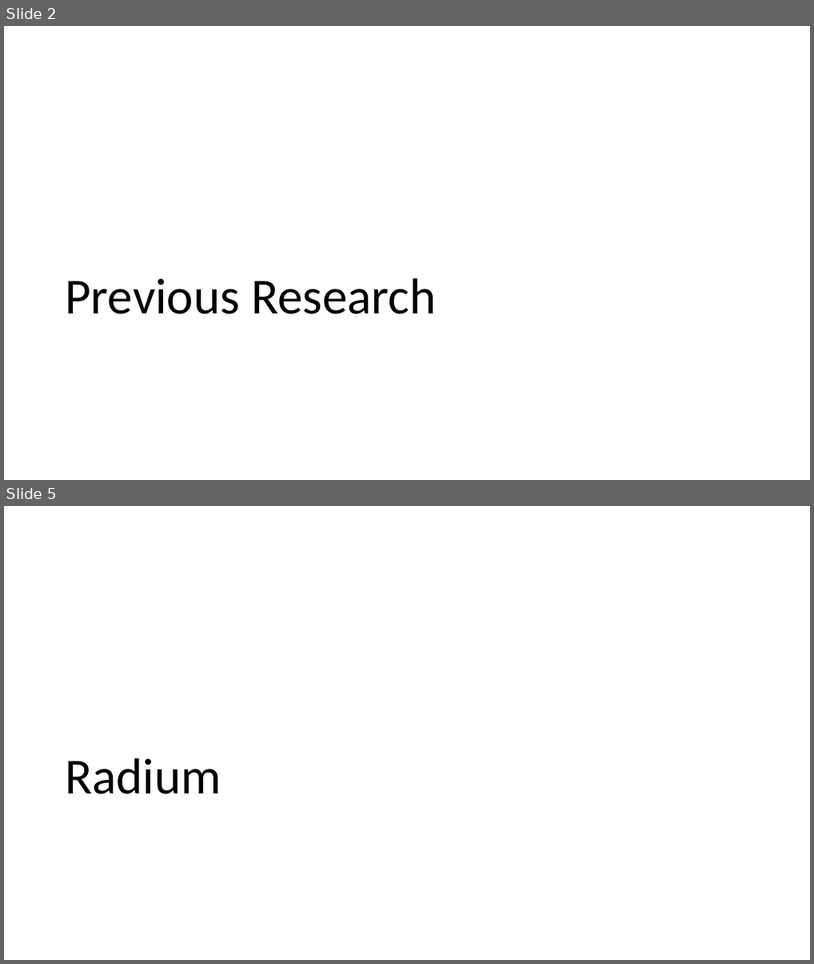
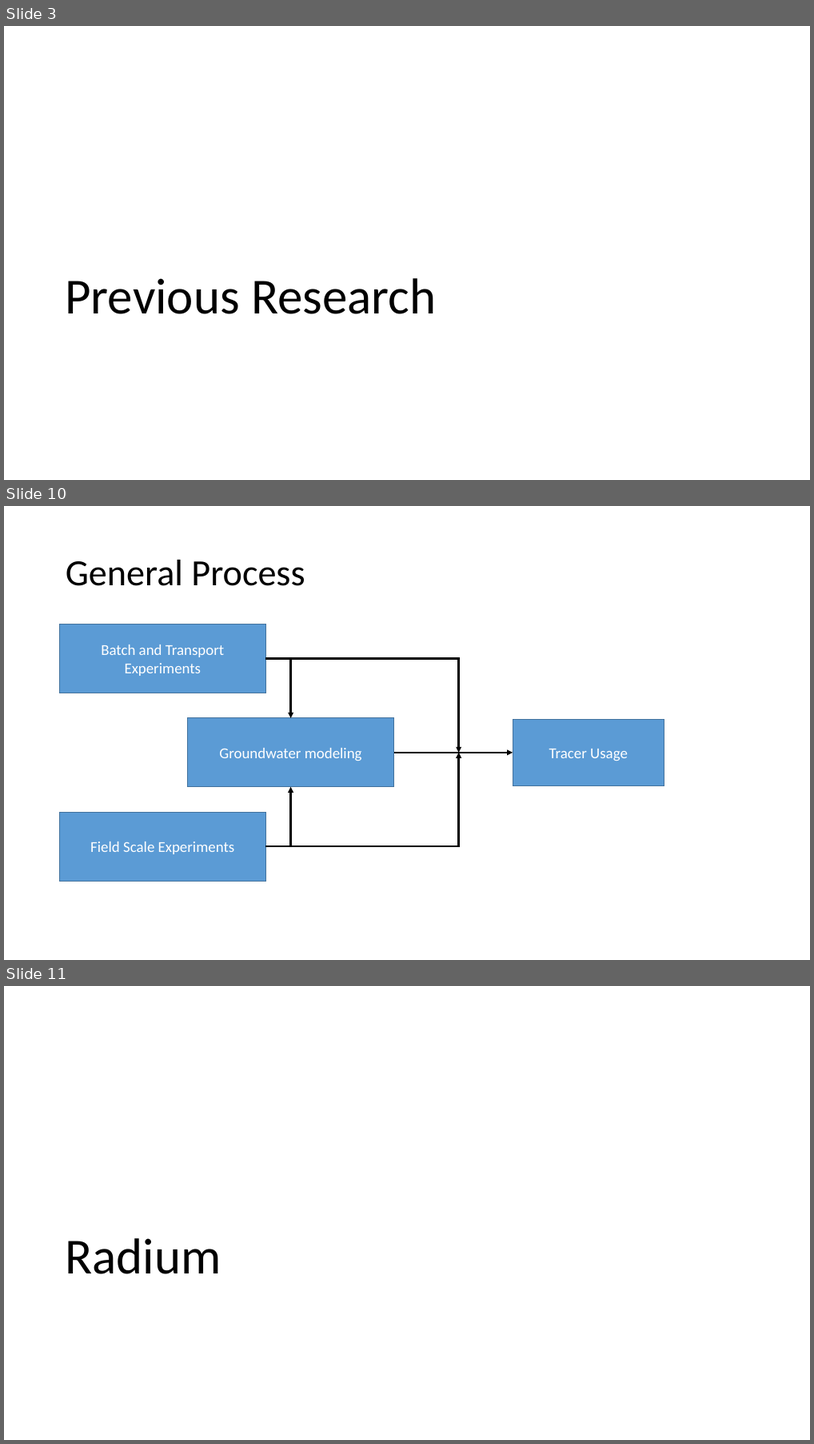
Before and after one commit to machen/Thesis-Proposal, a slide deck: Presentation.pptx. Shown one above the other, each under a label of ours: slides 2 and 5 before the commit, slides 3, 10 and 11 after it; the slides between them are not shown. The pictures are 814x964 and 814x1444 pixels, drawn with LibreOffice and Linux fonts; fonts in the diff are those of the drawing. Boxes give left, top, right and bottom in pixels: in the first picture for what was removed or moved away, otherwise in the second. Text is boxed around its words. In the diff, an @@ line names an element or a change of style, - is before the commit and + after.

```diff
--- a/Presentation.pptx
+++ b/Presentation.pptx
@@ slide 10 added at box(4, 506, 810, 960), background #FFFFFF @@
@@ title added at box(66, 560, 305, 586), 44 pt, text #000000 @@
+General Process
@@ rectangle added at box(60, 624, 266, 693), fill #5B9BD5, outline #43739E 1 pt, 18 pt, text #FFFFFF @@
+Batch and Transport Experiments
@@ elbow arrow added from (266, 659) to (290, 718), #000000 2.25 pt @@
@@ elbow arrow added from (266, 659) to (459, 752), #000000 2.25 pt @@
@@ rectangle added at box(188, 718, 394, 787), fill #5B9BD5, outline #43739E 1 pt, 18 pt, text #FFFFFF @@
+Groundwater modeling
@@ rectangle added at box(513, 720, 664, 785), fill #5B9BD5, outline #43739E 1 pt, 18 pt, text #FFFFFF @@
+Tracer Usage
@@ elbow arrow added from (266, 847) to (459, 752), #000000 2.25 pt @@
@@ arrow added from (394, 752) to (513, 752), #000000 2.25 pt @@
@@ elbow arrow added from (266, 847) to (290, 787), #000000 2.25 pt @@
@@ rectangle added at box(60, 812, 266, 881), fill #5B9BD5, outline #43739E 1 pt, 18 pt, text #FFFFFF @@
+Field Scale Experiments
@@ what was slide 2 is now slide 3 @@
@@ what was slide 5 is now slide 11 @@
```
Also in this commit, not shown: 1 slide changed, 16 other slides added, 1 slide removed.
